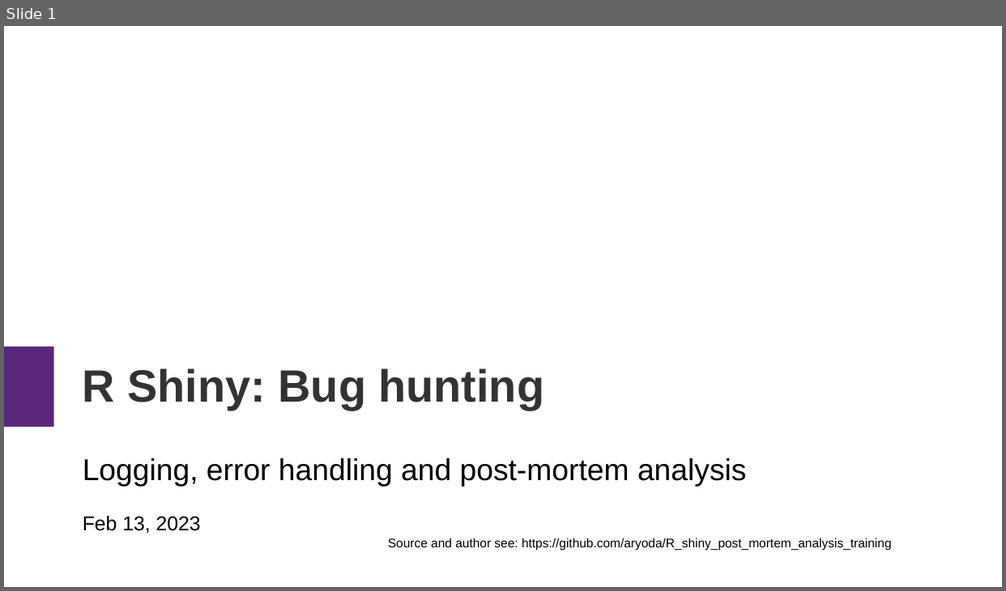
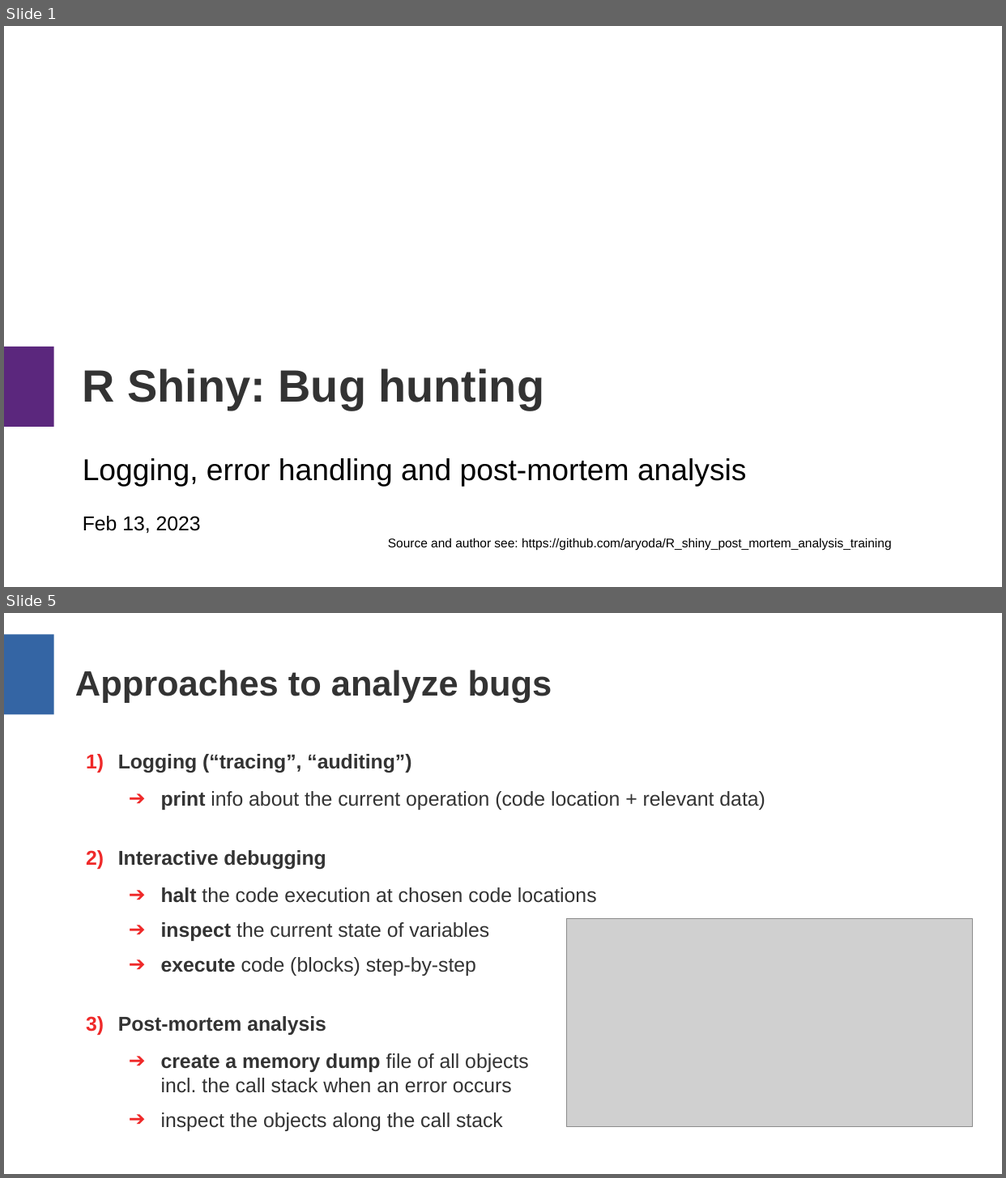
Before and after one commit to aryoda/R_shiny_post_mortem_analysis_training, a slide deck: Training slides.odp. Shown one above the other, each under a label of ours: slide 1 before the commit, slides 1 and 5 after it; the slides between them are not shown. The pictures are 1006x591 and 1006x1178 pixels, drawn with LibreOffice and Linux fonts; fonts in the diff are those of the drawing; grey boxes stand for pictures. Boxes give left, top, right and bottom in pixels: in the first picture for what was removed or moved away, otherwise in the second. Text is boxed around its words. In the diff, an @@ line names an element or a change of style, - is before the commit and + after.

```diff
--- a/Training slides.odp
+++ b/Training slides.odp
@@ slide 5 added at <box>4,613,1002,1174</box>, background #FFFFFF @@
@@ rectangle added at <box>4,635,53,715</box>, fill #3465A4 @@
@@ title added at <box>75,670,552,703</box>, 28 pt, text #333333, bold @@
+Approaches to analyze bugs
@@ text added at <box>118,754,765,1131</box>, 16 pt, text #333333 @@
+1) Logging (“tracing”, “auditing”)
+  ➔ print info about the current operation (code location + relevant data)
+2) Interactive debugging
+  ➔ halt the code execution at chosen code locations
+  ➔ inspect the current state of variables
+  ➔ execute code (blocks) step-by-step
+3) Post-mortem analysis
+  ➔ create a memory dump file of all objects
+    incl. the call stack when an error occurs
+  ➔ inspect the objects along the call stack
@@ picture added at <box>567,919,973,1127</box> @@
```
Also in this commit, not shown: 2 slides changed, 3 other slides added.
